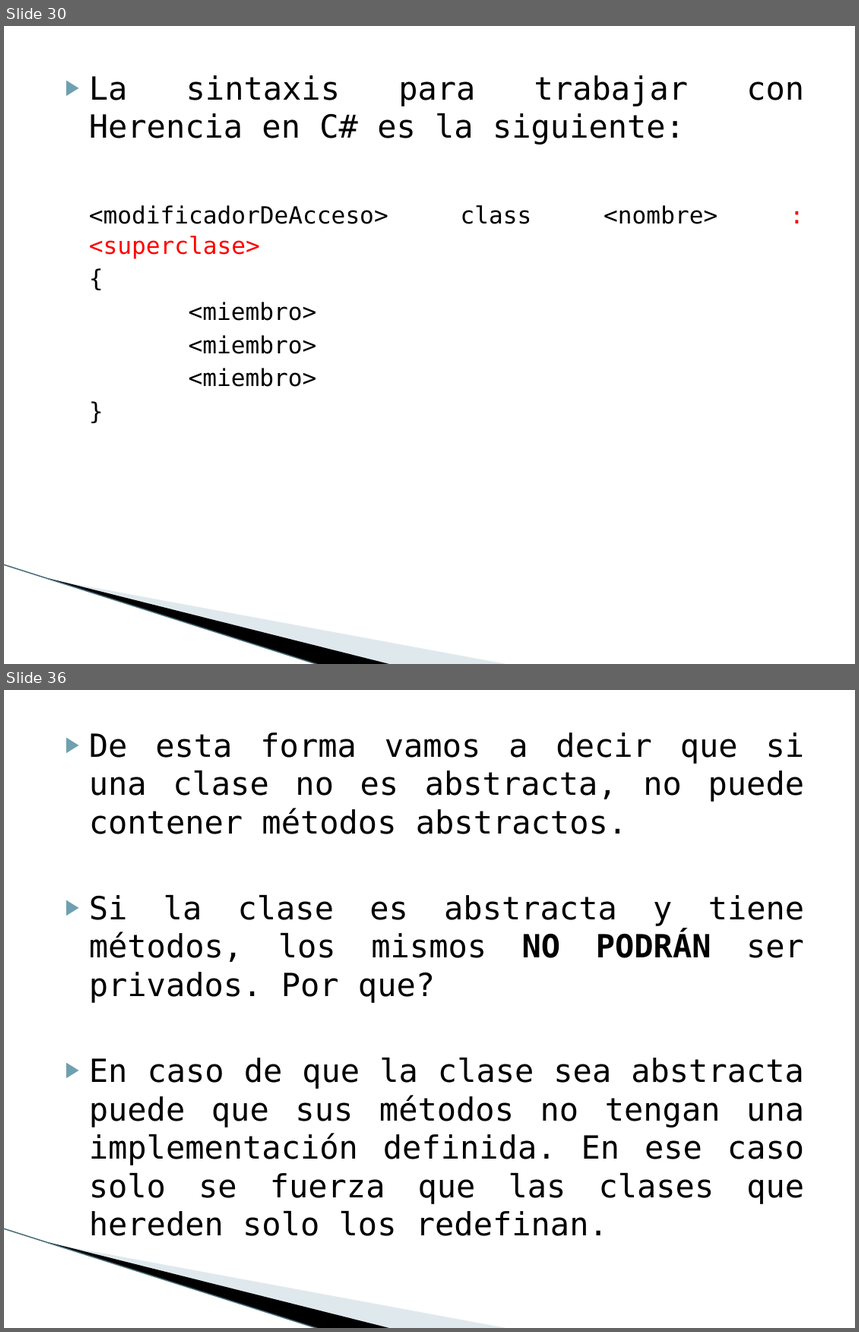
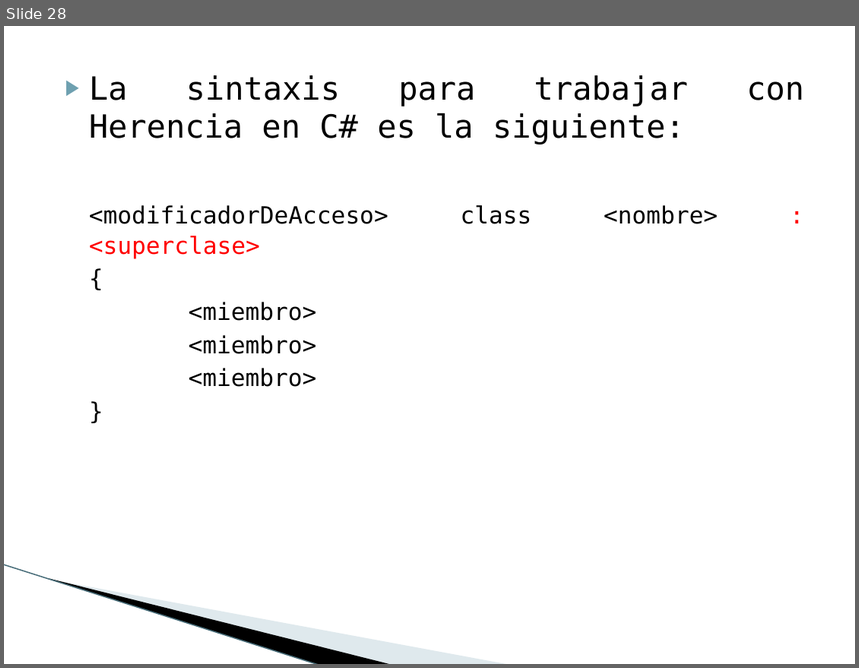
Before and after one commit to maxilovera/net-basics, a slide deck: 9- Introducción a POO (2)/9- Introducción a POO (2).pptx. Shown one above the other, each under a label of ours: slides 30 and 36 before the commit, slide 28 after it; the slides between them are not shown. The pictures are 859x1332 and 859x668 pixels, drawn with LibreOffice and Linux fonts; fonts in the diff are those of the drawing; background and template pictures are left out. Boxes give left, top, right and bottom in pixels: in the first picture for what was removed or moved away, otherwise in the second. Text is boxed around its words. In the diff, an @@ line names an element or a change of style, - is before the commit and + after.

```diff
--- a/9- Introducción a POO (2)/9- Introducción a POO (2).pptx
+++ b/9- Introducción a POO (2)/9- Introducción a POO (2).pptx
@@ slide 36 removed at bbox=[4, 690, 855, 1328], background #FFFFFF; not listed: 3 template elements that a slide beside it also shows @@
@@ text removed at bbox=[89, 733, 805, 1236] @@
-▶ De esta forma vamos a decir que si una clase no es abstracta, no puede contener métodos abstractos.
-▶ Si la clase es abstracta y tiene métodos, los mismos NO PODRÁN ser privados. Por que?
-▶ En caso de que la clase sea abstracta puede que sus métodos no tengan una implementación definida. En ese caso solo se fuerza que las clases que hereden solo los redefinan.
@@ what was slide 30 is now slide 28 @@
```
Also in this commit, not shown: 2 slides changed, 10 other slides removed, 1 other file.
